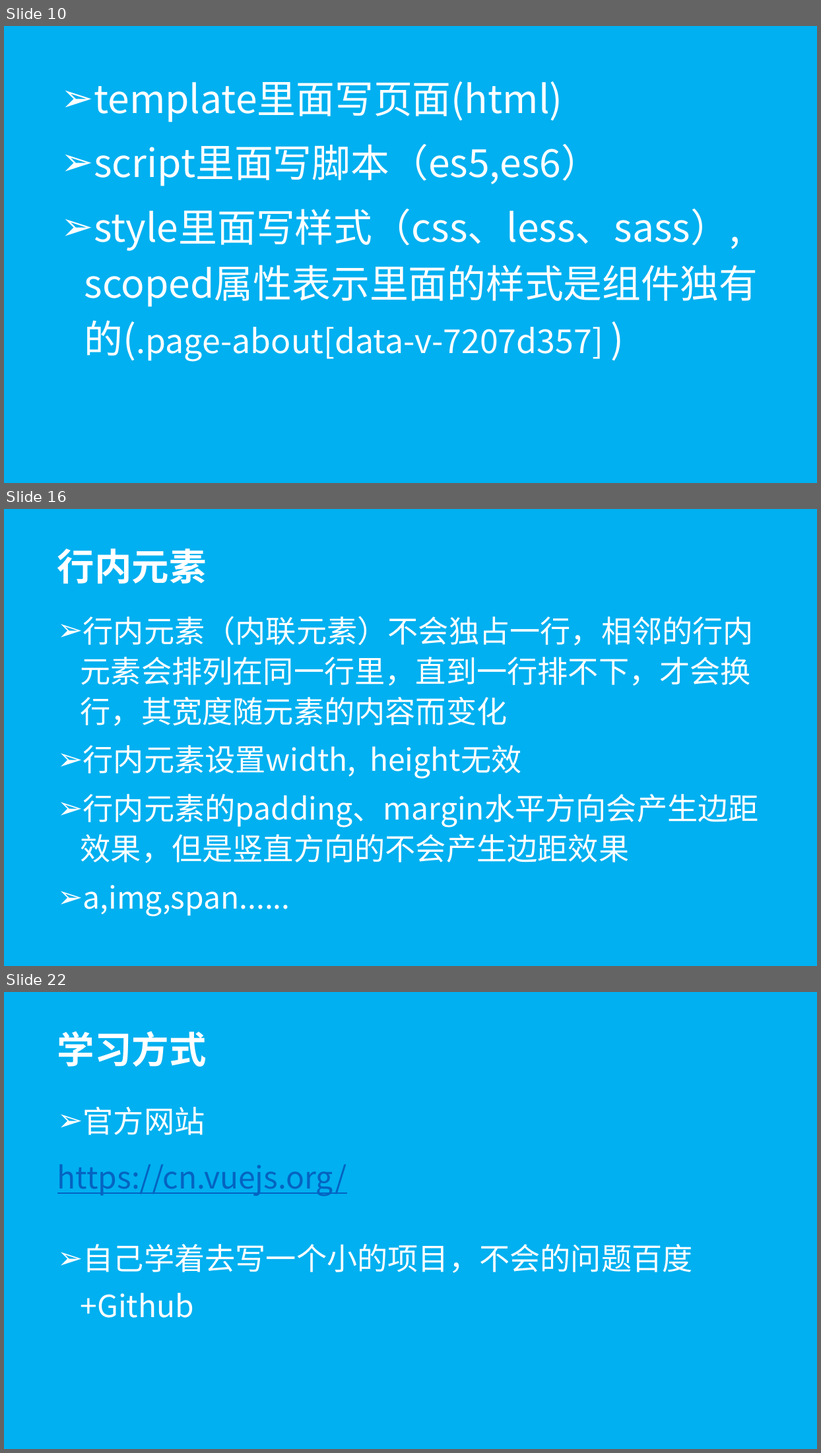
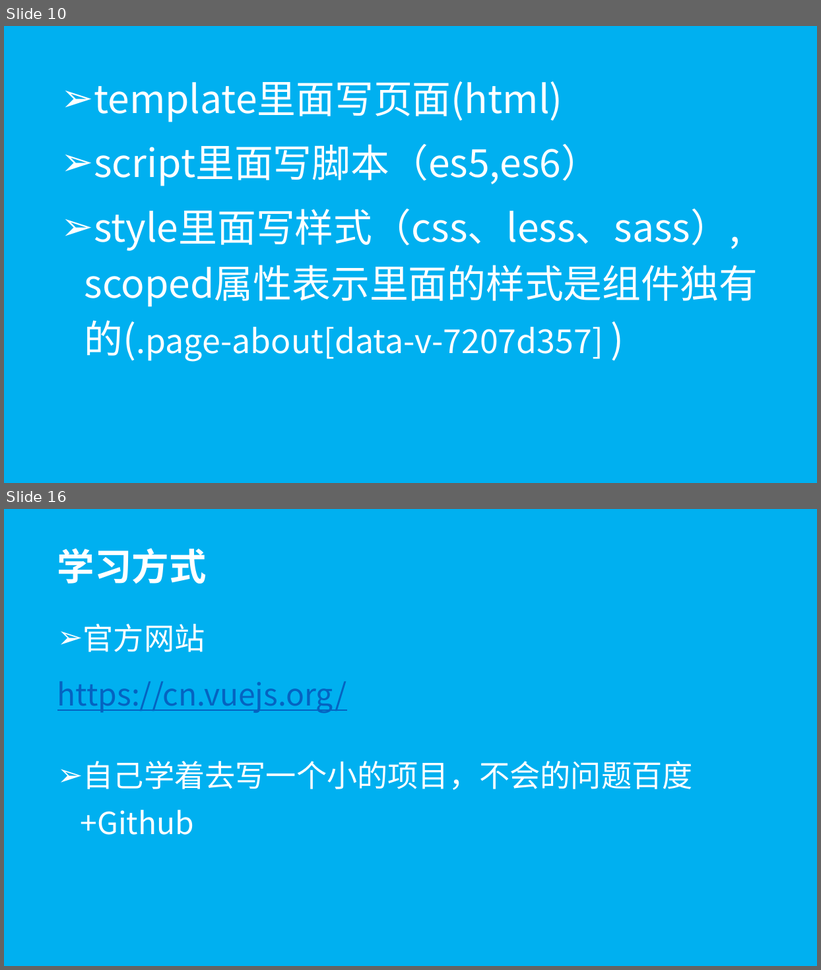
Before and after one commit to wugenshui/ppt, a slide deck: vue-webpack/vue-webpack.pptx. Shown one above the other, each under a label of ours: slides 10, 16 and 22 before the commit, slides 10 and 16 after it; the slides between them are not shown. The pictures are 821x1453 and 821x970 pixels, drawn with LibreOffice and Linux fonts; fonts in the diff are those of the drawing. Boxes give left, top, right and bottom in pixels: in the first picture for what was removed or moved away, otherwise in the second. Text is boxed around its words. In the diff, an @@ line names an element or a change of style, - is before the commit and + after.

```diff
--- a/vue-webpack/vue-webpack.pptx
+++ b/vue-webpack/vue-webpack.pptx
@@ slide 16 removed at [4,509,817,966], background #00B0F0 @@
@@ title removed at [57,549,207,584] @@
-行内元素
@@ subtitle removed at [81,616,759,917] @@
-➢ 行内元素（内联元素）不会独占一行，相邻的行内元素会排列在同一行里，直到一行排不下，才会换行，其宽度随元素的内容而变化
-➢ 行内元素设置width, height无效
-➢ 行内元素的padding、margin水平方向会产生边距效果，但是竖直方向的不会产生边距效果
-➢ a,img,span......
@@ what was slide 22 is now slide 16 @@
```
Also in this commit, not shown: 3 slides changed, 2 slides added, 7 other slides removed, 2 other files.
